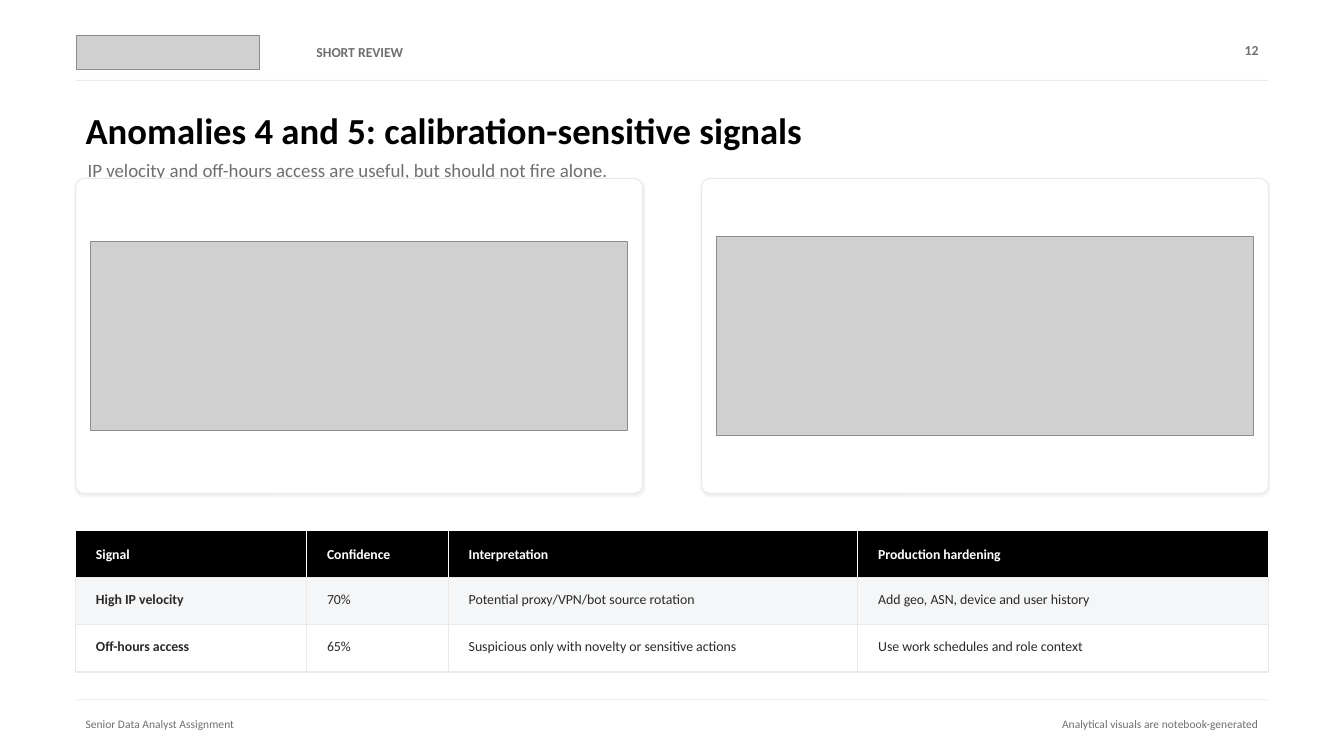
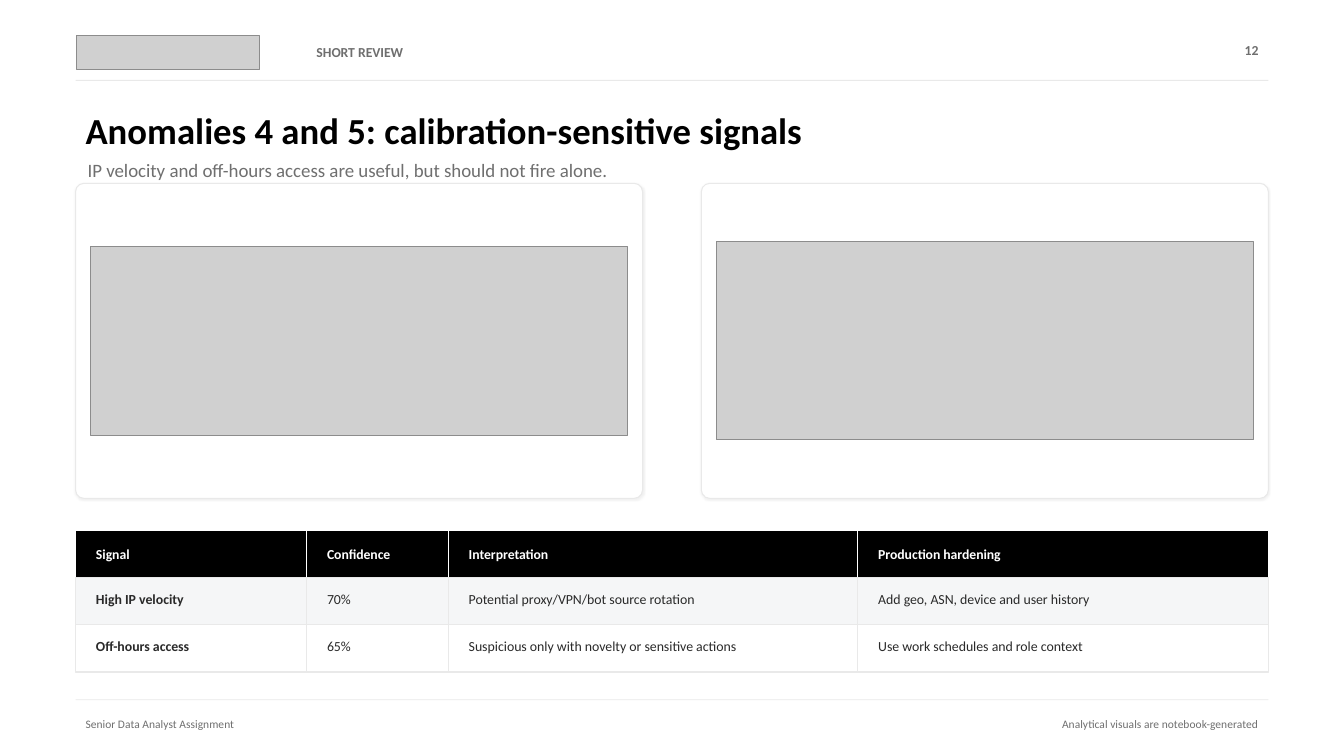
Before and after one commit to Aaaanastasia/security-login-analytics-investigation, a slide deck: slide 12 of presentation/security_login_analytics_investigation_short.pptx. Drawn at 1344x756 pixels with LibreOffice and Linux fonts; fonts in the diff are those of the drawing; grey boxes stand for pictures. Boxes give left, top, right and bottom in pixels: in the first picture for what was removed or moved away, otherwise in the second. Text is boxed around its words. In the diff, an @@ line names an element or a change of style, - is before the commit and + after.

```diff
--- a/presentation/security_login_analytics_investigation_short.pptx
+++ b/presentation/security_login_analytics_investigation_short.pptx
@@ 2 pictures, 2 rounded rectangles: place and size @@
-2 pictures, 2 rounded rectangles at <box>76,178,1268,493</box>
+2 pictures, 2 rounded rectangles at <box>76,184,1268,498</box>
```
Also in this commit, not shown: 11 other slides changed, 1 other file.
